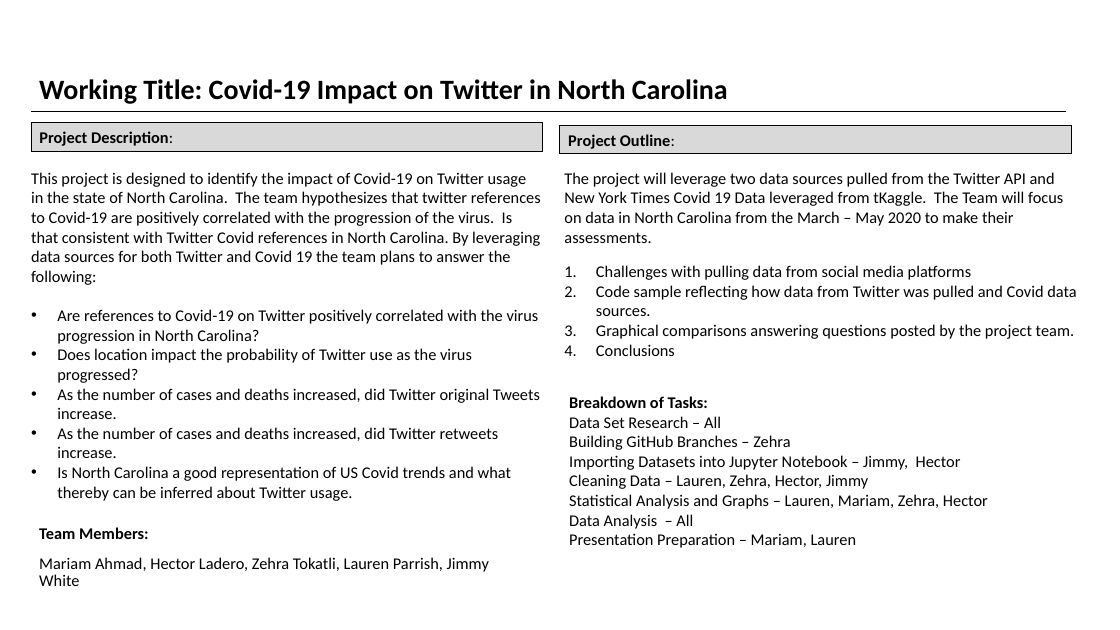
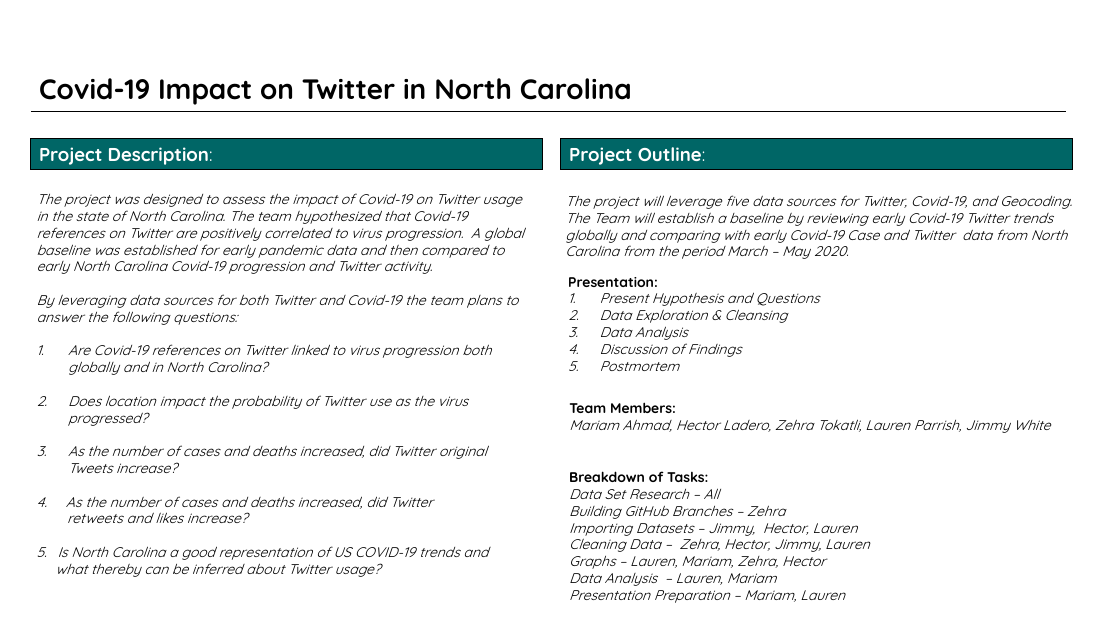
Before and after one commit to znurtokatli/COVID19TweetsDataAnalyzer, a slide deck: slide 1 of Presentations/Project Proposal .pptx. Drawn at 1120x630 pixels with LibreOffice and Linux fonts; fonts in the diff are those of the drawing. Boxes give left, top, right and bottom in pixels: in the first picture for what was removed or moved away, otherwise in the second. Text is boxed around its words. In the diff, an @@ line names an element or a change of style, - is before the commit and + after.

```diff
--- a/Presentations/Project Proposal .pptx
+++ b/Presentations/Project Proposal .pptx
@@ title at <box>39,78,632,105</box>: text changed; font Calibri to Quicksand @@
-Working Title: Covid-19 Impact on Twitter in North Carolina
+Covid-19 Impact on Twitter in North Carolina
@@ rectangle "Project Description:": place and size @@
-rectangle "Project Description:" at <box>31,123,543,151</box>
+rectangle "Project Description:" at <box>31,139,543,170</box>
@@ rectangle "Project Description:" at <box>31,139,543,170</box>: size 14 to 16 pt, font Calibri to Quicksand, text colour #000000 to #FFFFFF; vertical alignment top to middle; fill #D9D9D9 to #006666 @@
@@ rectangle "Project Outline:": place and size @@
-rectangle "Project Outline:" at <box>560,125,1072,154</box>
+rectangle "Project Outline:" at <box>561,139,1073,170</box>
@@ rectangle "Project Outline:" at <box>561,139,1073,170</box>: size 14 to 16 pt, font Calibri to Quicksand, text colour #000000 to #FFFFFF; vertical alignment top to middle; fill #D9D9D9 to #006666 @@
@@ text "The project was designed to ...": place and size @@
-text "The project was designed to ..." at <box>31,172,541,501</box>
+text "The project was designed to ..." at <box>37,193,524,577</box>
@@ text at <box>37,193,524,375</box>: text changed; size 14 to 12 pt; font Calibri to Quicksand; italic on @@
-This project is designed to identify the impact of Covid-19 on Twitter usage in the state of North Carolina. The team hypothesizes that twitter references to Covid-19 are positively correlated with the progression of the virus. Is that consistent with Twitter Covid references in North Carolina. By leveraging data sources for both Twitter and Covid 19 the team plans to answer the following:
-• Are references to Covid-19 on Twitter positively correlated with the virus progression in North Carolina?
+The project was designed to assess the impact of Covid-19 on Twitter usage in the state of North Carolina. The team hypothesized that Covid-19 references on Twitter are positively correlated to virus progression. A global baseline was established for early pandemic data and then compared to early North Carolina Covid-19 progression and Twitter activity.
+By leveraging data sources for both Twitter and Covid-19 the team plans to answer the following questions:
+1. Are Covid-19 references on Twitter linked to virus progression both globally and in North Carolina?
@@ text at <box>565,195,1072,259</box>: text changed; size 14 to 12 pt; font Calibri to Quicksand; italic on @@
-The project will leverage two data sources pulled from the Twitter API and New York Times Covid 19 Data leveraged from tKaggle. The Team will focus on data in North Carolina from the March – May 2020 to make their assessments.
+The project will leverage five data sources for Twitter, Covid-19, and Geocoding. The Team will establish a baseline by reviewing early Covid-19 Twitter trends globally and comparing with early Covid-19 Case and Twitter data from North Carolina from the period March – May 2020.
@@ text at <box>568,277,820,371</box>: text changed; size 14 to 12 pt; font Calibri to Quicksand; italic on @@
-1. Challenges with pulling data from social media platforms
-2. Code sample reflecting how data from Twitter was pulled and Covid data sources.
-3. Graphical comparisons answering questions posted by the project team.
-4. Conclusions
+Presentation:
+1. Present Hypothesis and Questions
+2. Data Exploration & Cleansing
+3. Data Analysis
+4. Discussion of Findings
+5. Postmortem
@@ text at <box>68,395,468,426</box>: size 14 to 12 pt, font Calibri to Quicksand, italic on in "Does location impact the probability of Twitter ..."; bullet • to 1. @@
@@ subtitle "Team Members:": place and size @@
-subtitle "Team Members:" at <box>39,527,489,586</box>
+subtitle "Team Members:" at <box>569,402,1051,433</box>
@@ subtitle "Team Members:" at <box>569,402,1051,433</box>: size 14 to 12 pt, font Calibri to Quicksand; italic on in "Mariam Ahmad, Hector Ladero, Zehra Tokatli, Lauren ..."; line spacing 0.9 to 1; less space between paragraphs @@
@@ text at <box>56,445,488,577</box>: text changed; size 14 to 12 pt; font Calibri to Quicksand; italic on @@
-• As the number of cases and deaths increased, did Twitter original Tweets increase.
-• As the number of cases and deaths increased, did Twitter retweets increase.
-• Is North Carolina a good representation of US Covid trends and what thereby can be inferred about Twitter usage.
+3. As the number of cases and deaths increased, did Twitter original Tweets increase?
+4. As the number of cases and deaths increased, did Twitter
+retweets and likes increase?
+5. Is North Carolina a good representation of US COVID-19 trends and
+what thereby can be inferred about Twitter usage?
@@ text "Breakdown of Tasks:": place and size @@
-text "Breakdown of Tasks:" at <box>569,396,988,548</box>
+text "Breakdown of Tasks:" at <box>569,471,870,603</box>
@@ text at <box>569,471,845,603</box>: size 14 to 12 pt, font Calibri to Quicksand in "Breakdown of Tasks:", "Data Set Research – All", "Building GitHub Branches – Zehra", "Presentation Preparation – Mariam, Lauren"; italic on in "Data Set Research – All", "Building GitHub Branches – Zehra", "Presentation Preparation – Mariam, Lauren" @@
@@ text at <box>569,518,870,586</box>: text changed; size 14 to 12 pt; font Calibri to Quicksand; italic on @@
-Importing Datasets into Jupyter Notebook – Jimmy, Hector
-Cleaning Data – Lauren, Zehra, Hector, Jimmy
-Statistical Analysis and Graphs – Lauren, Mariam, Zehra, Hector
-Data Analysis – All
+Importing Datasets – Jimmy, Hector, Lauren
+Cleaning Data – Zehra, Hector, Jimmy, Lauren
+Graphs – Lauren, Mariam, Zehra, Hector
+Data Analysis – Lauren, Mariam
```
Also in this commit, not shown: 11 other files.
